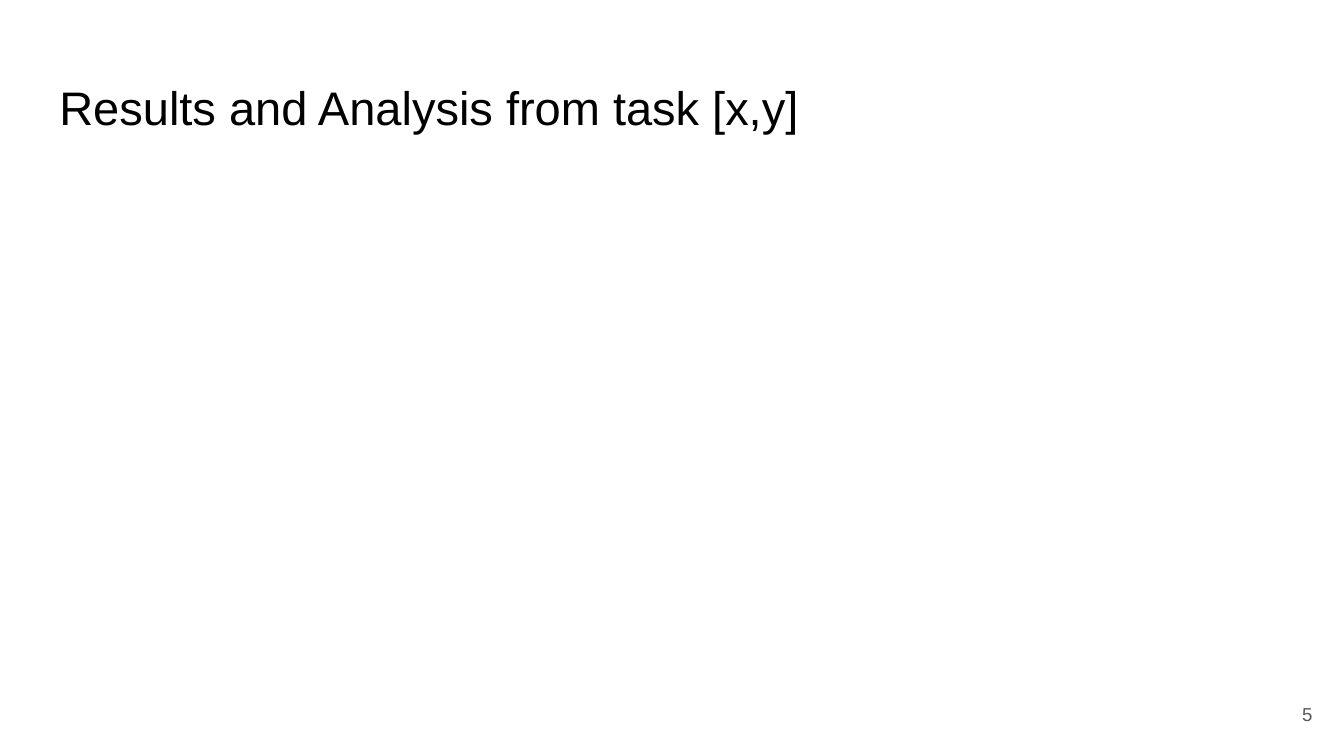
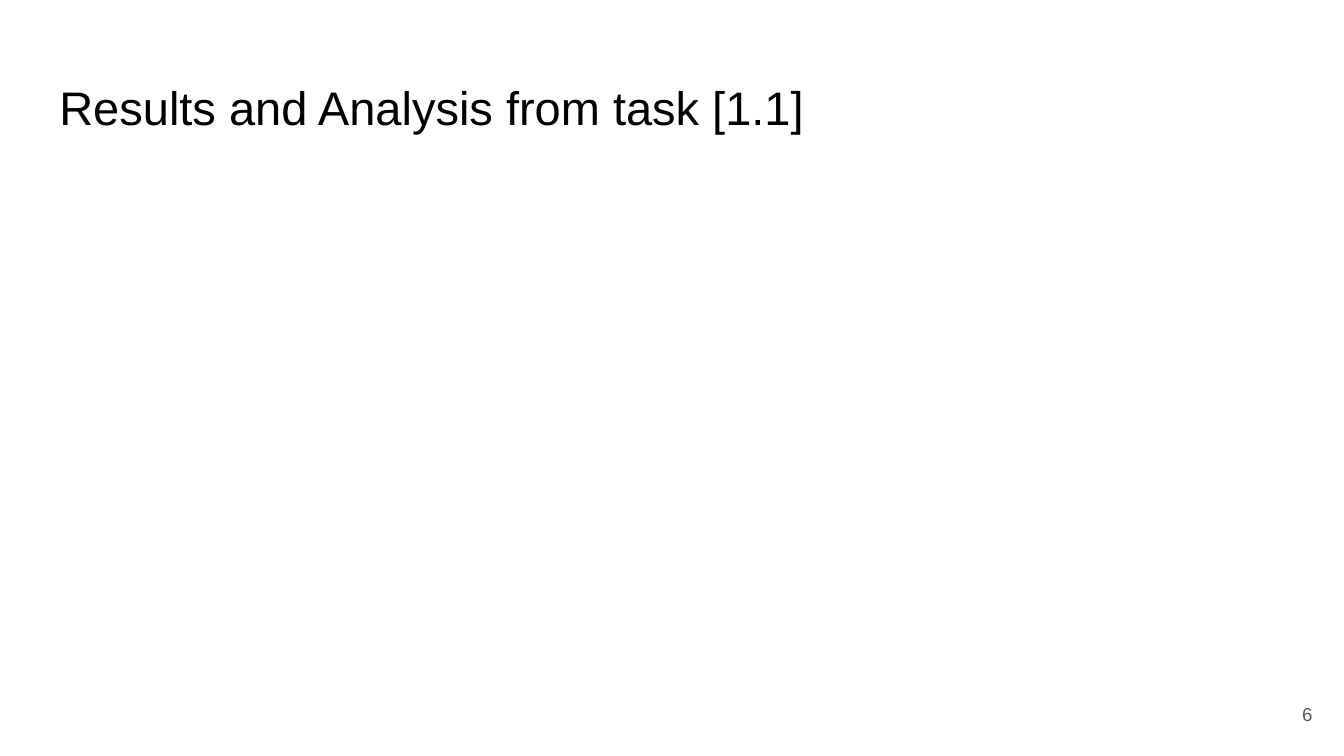
Before and after one commit to zepedrocosta/AA-Projeto2, a slide deck: slide 6 of Slides.pptx (slide 5 before the commit). Drawn at 1344x756 pixels with LibreOffice and Linux fonts; fonts in the diff are those of the drawing. Boxes give left, top, right and bottom in pixels: in the first picture for what was removed or moved away, otherwise in the second. Text is boxed around its words. In the diff, an @@ line names an element or a change of style, - is before the commit and + after.

Commit message:
Add detailed documentation til 2.2
Expanded notebook sections with step-by-step documentation for data preparation, baseline modeling, advanced regression methods, and evaluation. Added detailed bullet points describing missing value analysis, cleaning, feature exploration, validation strategies, model training, hyperparameter selection, performance metrics, and visualization. Improves clarity and reproducibility of the workflow.

```diff
--- a/Slides.pptx
+++ b/Slides.pptx
@@ title at box(59, 91, 803, 134): text changed @@
-Results and Analysis from task [x,y]
+Results and Analysis from task [1.1]
@@ page number at box(1302, 708, 1312, 721): text changed @@
-5
+6
```
Also in this commit, not shown: 3 other slides changed, 13 slides added, 1 other file.
